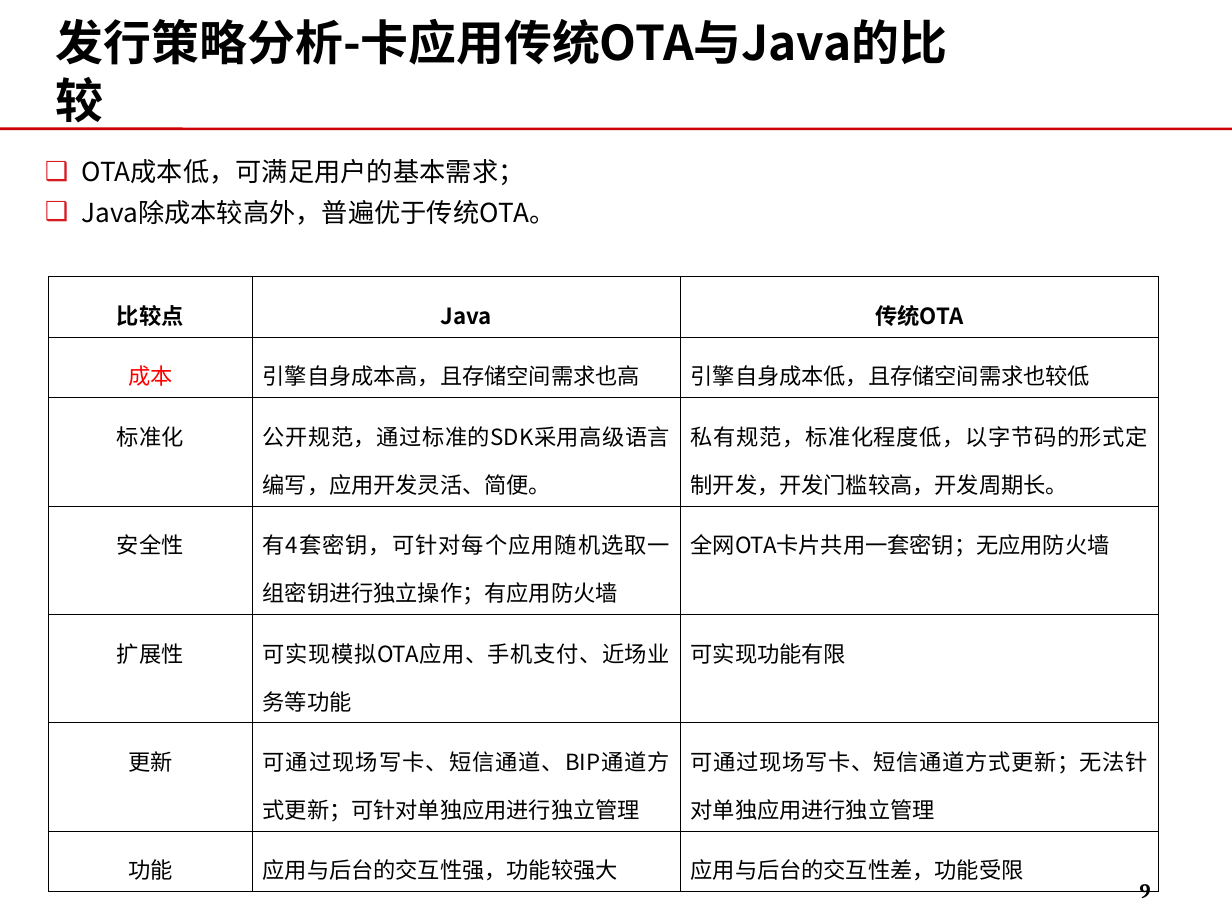
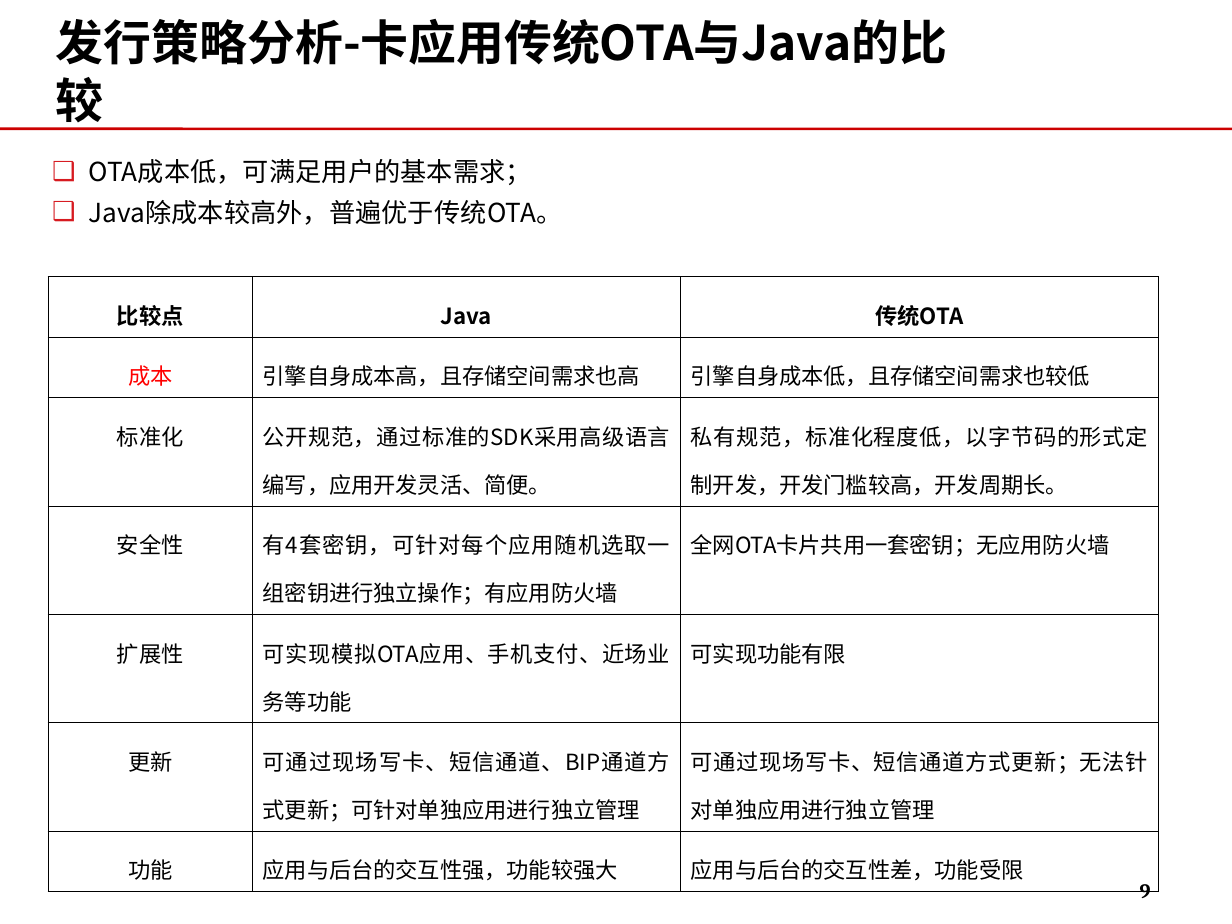
Before and after one commit to momo1101/unicardsrch, a slide deck: slide 9 of 软课题文本/软课题-中国联通电信卡业务及策略研究.ppt. Drawn at 1232x924 pixels with LibreOffice and Linux fonts; fonts in the diff are those of the drawing; background and template pictures are left out. Boxes give left, top, right and bottom in pixels: in the first picture for what was removed or moved away, otherwise in the second. Text is boxed around its words. In the diff, an @@ line names an element or a change of style, - is before the commit and + after.

```diff
--- a/软课题文本/软课题-中国联通电信卡业务及策略研究.ppt
+++ b/软课题文本/软课题-中国联通电信卡业务及策略研究.ppt
@@ text "OTA成本低，可满足用户的基本需求；": place and size @@
-text "OTA成本低，可满足用户的基本需求；" at [81, 159, 555, 225]
+text "OTA成本低，可满足用户的基本需求；" at [89, 159, 563, 225]
```
Also in this commit, not shown: 12 other slides changed, 2 slides added.
